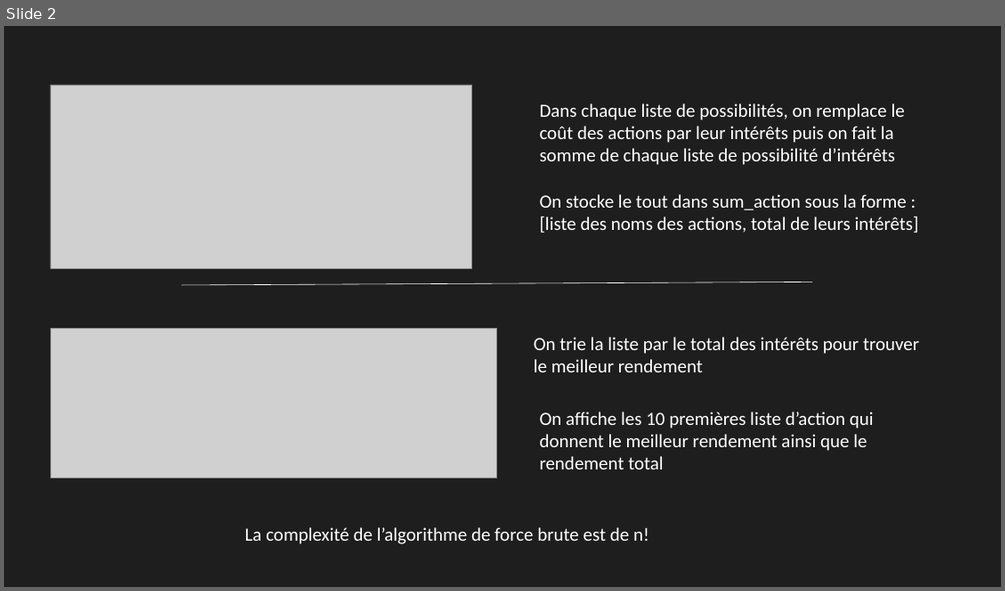
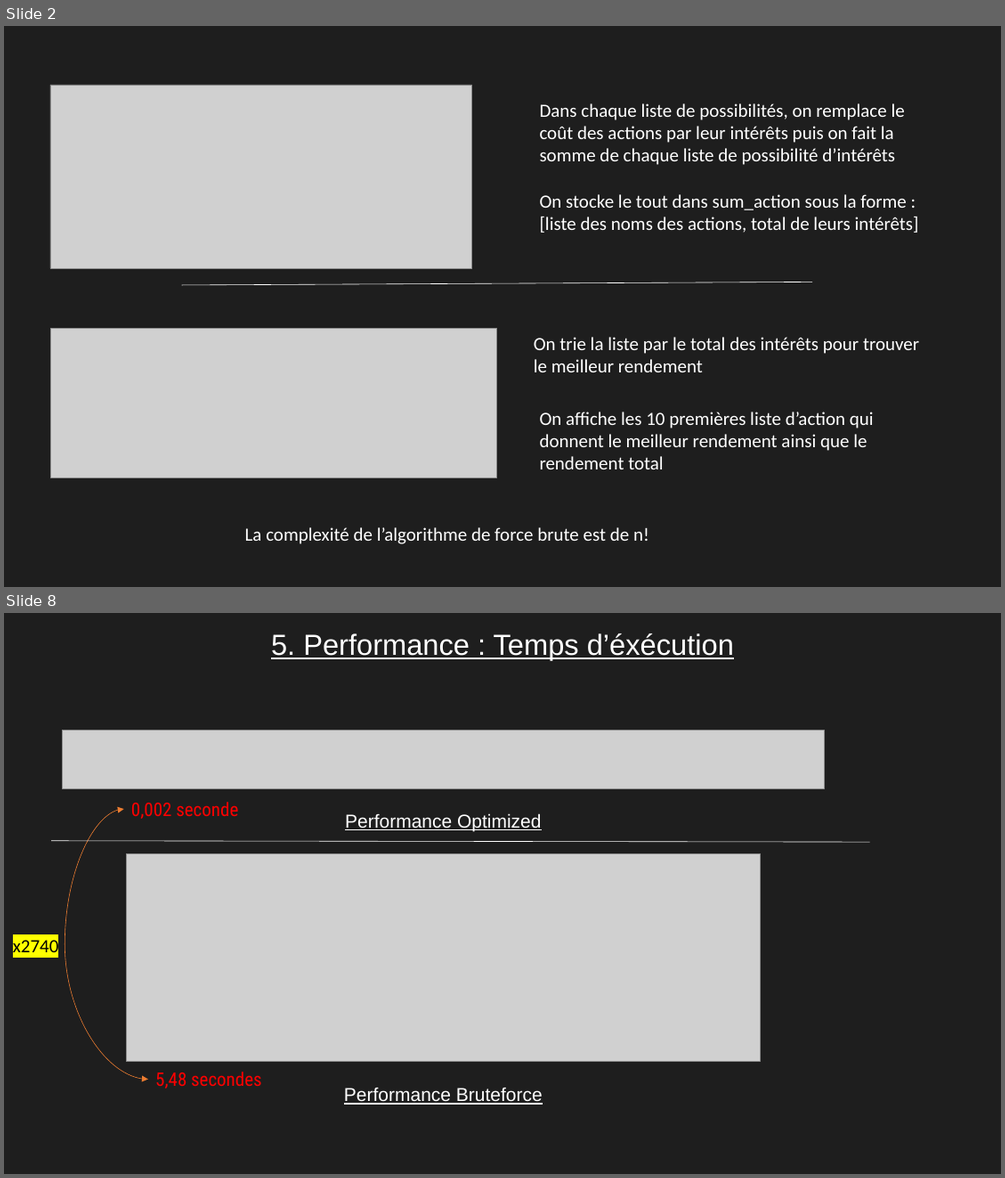
Before and after one commit to Pierre12412/AlgoInvest-Trade, a slide deck: P7_03_presentation.pptx. Shown one above the other, each under a label of ours: slide 2 before the commit, slides 2 and 8 after it; the slides between them are not shown. The pictures are 1005x591 and 1005x1178 pixels, drawn with LibreOffice and Linux fonts; fonts in the diff are those of the drawing; grey boxes stand for pictures. Boxes give left, top, right and bottom in pixels: in the first picture for what was removed or moved away, otherwise in the second. Text is boxed around its words. In the diff, an @@ line names an element or a change of style, - is before the commit and + after.

```diff
--- a/P7_03_presentation.pptx
+++ b/P7_03_presentation.pptx
@@ slide 8 added at <box>4,613,1001,1174</box>, background #1E1E1E @@
@@ text added at <box>271,633,734,660</box>, 28 pt, text #FFFFFF, underline @@
+5. Performance : Temps d’éxécution
@@ picture added at <box>63,730,824,788</box> @@
@@ curved double arrow added from (123, 809) to (148, 1078), #ED7D31 0.5 pt @@
@@ text added at <box>131,802,238,819</box>, 18 pt, text #FF0000 @@
+0,002 seconde
@@ text added at <box>345,813,541,832</box>, 18 pt, text #FFFFFF, underline @@
+Performance Optimized
@@ line added from (51, 841) to (870, 842), #FFFFFF 0.5 pt @@
@@ picture added at <box>126,854,760,1061</box> @@
@@ text added at <box>13,936,59,957</box>, 18 pt, text #000000 @@
+x2740
@@ text added at <box>155,1071,262,1088</box>, 18 pt, text #FF0000 @@
+5,48 secondes
@@ text added at <box>344,1087,542,1104</box>, 18 pt, text #FFFFFF, underline @@
+Performance Bruteforce
```
Also in this commit, not shown: 3 slides changed, 4 other slides added, 2 other files.
